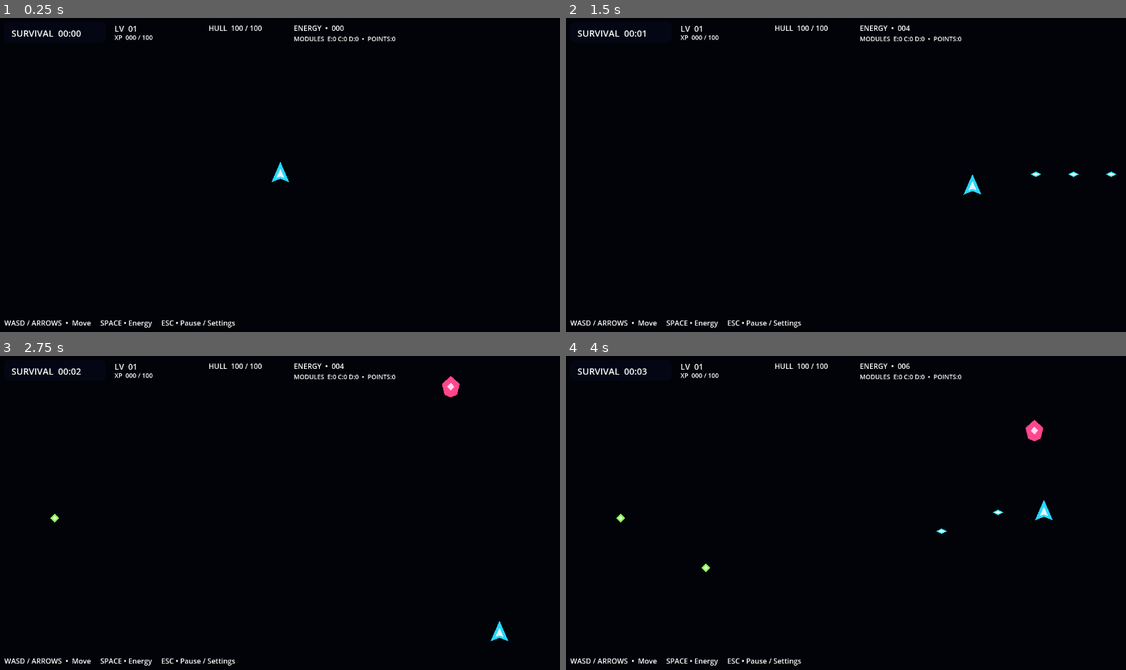
Above: before the commit, frames 1-4 (two rows, left to right).
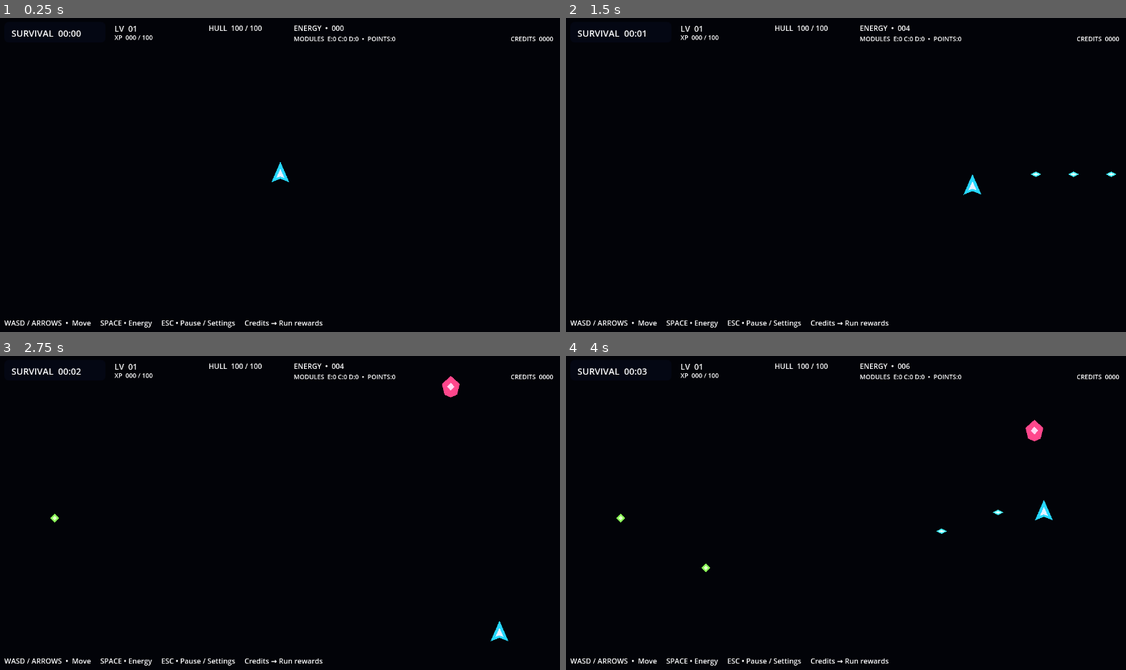
Above: after the commit, the same moments.

Repository: indianequipments092-commits/NEO-GAME-
Game: Godot game, scene res://scenes/main.tscn
The game is run twice, just before and just after one commit, with the same random seed, the same clock (stepped at 60 frames per second) and the same inputs.
Inputs:
- Up to frame 1 (0.25 s): no input
- Up to frame 2 (1.5 s): tap Enter at 0.5 s; hold D (move_right) 0.53-1.28 s; hold Space (fire) 0.53-1.28 s; hold S (move_down) from 1.28 s (still down); tap 1 at 1.35 s
- Up to frame 3 (2.75 s): release S (move_down) at 2.03 s; hold D (move_right) from 2.03 s (still down); hold 2 from 2.03 s (still down)
- Up to frame 4 (4 s): release D (move_right) at 2.78 s; release 2 at 2.78 s; hold W (move_up) 2.78-3.53 s; tap 3 at 2.85 s; hold A (move_left) from 3.53 s (still down); hold Space (fire) from 3.53 s (still down)

The runs differ from the first frame. In frame 1, 0.2% of the frame differs, in the area x 43-99%, y 5-99%; in frame 2, 0.2%; in frame 3, 0.2%; in frame 4, 0.2%.

Commit message:
Phase 9: add credits HUD and economy node

Diff:
--- a/scenes/main.tscn
+++ b/scenes/main.tscn
@@ -1,10 +1,11 @@
-[gd_scene load_steps=12 format=3]
+[gd_scene load_steps=13 format=3]
 
 [ext_resource path="res://scripts/main.gd" type="Script" id="1_main"]
 [ext_resource path="res://scenes/player.tscn" type="PackedScene" id="2_player"]
 [ext_resource path="res://scripts/starfield.gd" type="Script" id="3_starfield"]
 [ext_resource path="res://scripts/settings.gd" type="Script" id="4_settings"]
 [ext_resource path="res://scenes/menu.tscn" type="PackedScene" id="5_menu"]
+[ext_resource path="res://scripts/economy.gd" type="Script" id="6_economy"]
 
 [sub_resource type="RectangleShape2D" id="Wall_h"]
 size = Vector2(1280, 32)
@@ -24,6 +25,9 @@
 
 [node name="Settings" type="Node" parent="."]
 script = ExtResource("4_settings")
+
+[node name="Economy" type="Node" parent="."]
+script = ExtResource("6_economy")
 
 [node name="Background" type="Polygon2D" parent="."]
 polygon = PackedVector2Array(0, 0, 1280, 0, 1280, 720, 0, 720)
@@ -113,6 +117,15 @@
 theme_override_font_sizes/font_size = 14
 text = "MODULES  E:0 C:0 D:0  •  POINTS:0"
 
+[node name="CreditsLabel" type="Label" parent="HUD"]
+offset_left = 1040.0
+offset_top = 48.0
+offset_right = 1250.0
+offset_bottom = 72.0
+theme_override_font_sizes/font_size = 14
+text = "CREDITS  0000"
+horizontal_alignment = 2
+
 [node name="BossLabel" type="Label" parent="HUD"]
 offset_left = 1000.0
 offset_top = 22.0
@@ -138,6 +151,6 @@
 offset_right = 1000.0
 offset_bottom = 710.0
 theme_override_font_sizes/font_size = 16
-text = "WASD / ARROWS  •  Move     SPACE • Energy     ESC • Pause / Settings"
+text = "WASD / ARROWS  •  Move     SPACE • Energy     ESC • Pause / Settings     Credits → Run rewards"
 
 [node name="Menu" parent="." instance=ExtResource("5_menu")]
